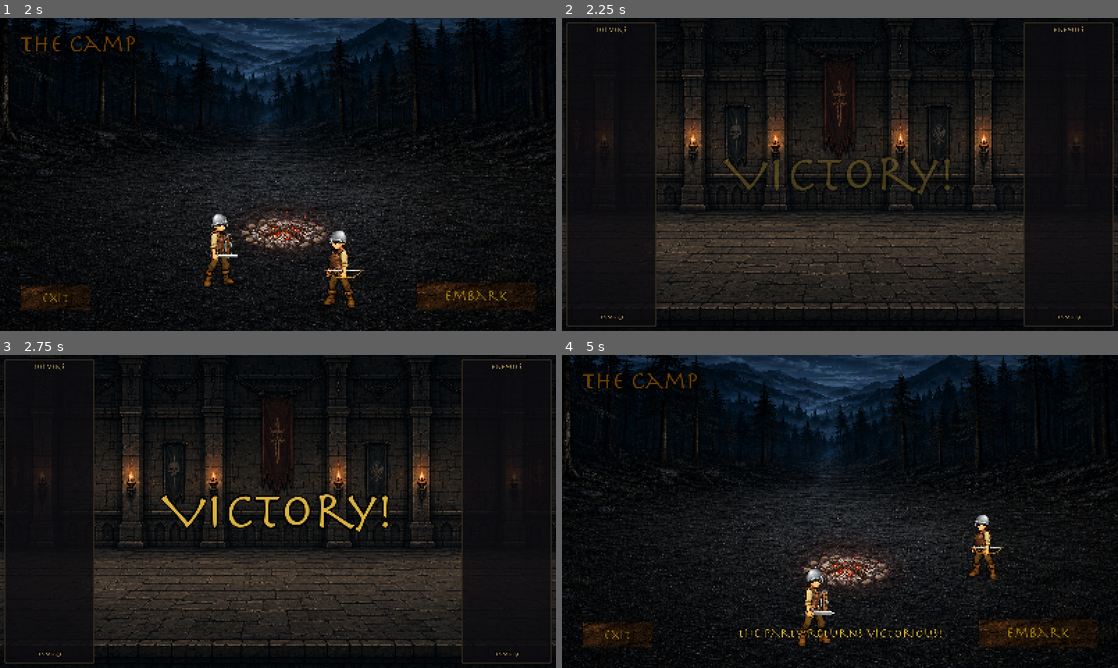
Above: before the commit, frames 1-4 (two rows, left to right).
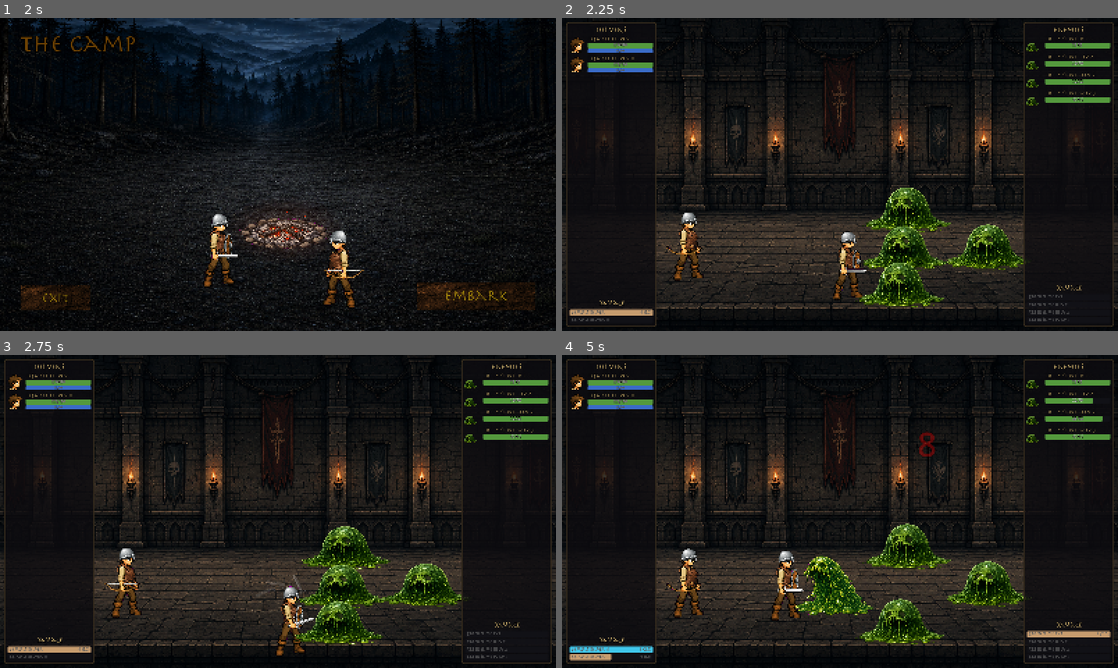
Above: after the commit, the same moments.

Repository: nexzitar/delvers
Game: Godot game, scene res://scenes/menus/menu.tscn
Two runs of this game, one before a commit and one after it. Both use one fixed random seed, a clock stepped at 60 frames per second and the inputs below. Sound files missing from this copy of the repository are replaced by a short silence.
Inputs (mouse positions are in pixels of both pictures, inside the frame that each line leads up to):
- Up to frame 1 (2 s): click "Enter" at 0.5 s; tap Enter at 1.25 s; move the mouse to (400, 158) at 1.27 s; click (400, 158) at 1.42 s
- Up to frame 2 (2.25 s): click "Embark" at 2 s
- Up to frame 3 (2.75 s): no input
- Up to frame 4 (5 s): drag from (728, 527) to (812, 574) at 2.77 s; move the mouse to (895, 442) at 3.52 s; click (895, 442) at 3.67 s; drag from (812, 574) to (673, 464) at 4.27 s

Frame 1 is identical in both runs. In frame 2, 8.8% of the frame differs, in the area x 1-99%, y 6-97%; in frame 3, 9.3%; in frame 4, 37%, in the area x 0-100%, y 0-100%.
Error before the commit: Invalid access to property or key 'position' on a base object of type 'RefCounted (CombatEntity)'. (res://scripts/combat/combat_event.gd:79)

Commit message:
Add spatial state and status effects to CombatEntity.
Track position, path, threat, casting, and CC statuses with root/slow helpers for the movement loop.

Co-authored-by: Cursor <cursoragent@cursor.com>

Diff:
--- /dev/null
+++ b/capture/test_status.gd
@@ -0,0 +1,27 @@
+extends Node
+
+const StatusEffect = preload("res://scripts/combat/status_effect.gd")
+const CombatEntity = preload("res://scripts/combat/combat_entity.gd")
+
+func _ready():
+	var entity = CombatEntity.new()
+	assert(not entity.is_rooted(), "no statuses")
+
+	var root = StatusEffect.new()
+	root.kind = StatusEffect.Kind.ROOT
+	root.remaining = 2.0
+	entity.statuses.append(root)
+	assert(entity.is_rooted(), "root blocks movement")
+
+	root.remaining = 0.0
+	assert(not entity.is_rooted(), "expired root")
+
+	var slow = StatusEffect.new()
+	slow.kind = StatusEffect.Kind.SLOW
+	slow.remaining = 3.0
+	slow.magnitude = 0.5
+	entity.statuses.append(slow)
+	assert(is_equal_approx(entity.move_speed_multiplier(), 0.5), "slow halves speed")
+
+	print("PASS status")
+	get_tree().quit()
--- /dev/null
+++ b/capture/test_status.tscn
@@ -0,0 +1,6 @@
+[gd_scene load_steps=2 format=3 uid="uid://bteststatus001"]
+
+[ext_resource type="Script" path="res://capture/test_status.gd" id="1_t"]
+
+[node name="TestStatus" type="Node"]
+script = ExtResource("1_t")
--- a/scripts/combat/combat_entity.gd
+++ b/scripts/combat/combat_entity.gd
@@ -1,4 +1,6 @@
 class_name CombatEntity
+
+const StatusEffect = preload("res://scripts/combat/status_effect.gd")
 
 var entity_id: int
 
@@ -18,6 +20,19 @@
 var gear := []
 var equipped := {}
 
+var position: Vector2 = Vector2.ZERO
+var facing: Vector2 = Vector2.RIGHT
+var move_speed: float = 120.0
+var path: PackedVector2Array = []
+var path_index: int = 0
+var target_id: int = -1
+var threat_table: Dictionary = {}
+var in_combat: bool = false
+var statuses: Array = []
+var is_casting: bool = false
+var cast_remaining: float = 0.0
+var weapon_reach: float = 48.0
+
 var team: Team
 
 var attack_interval: float
@@ -35,6 +50,21 @@
 const OFF_HAND_FACTOR := 0.5
 
 var alive := true
+
+func is_rooted() -> bool:
+	for s in statuses:
+		if s.remaining <= 0.0:
+			continue
+		if s.kind == StatusEffect.Kind.ROOT or s.kind == StatusEffect.Kind.STUN:
+			return true
+	return false
+
+func move_speed_multiplier() -> float:
+	var m := 1.0
+	for s in statuses:
+		if s.kind == StatusEffect.Kind.SLOW and s.remaining > 0.0:
+			m = minf(m, s.magnitude)
+	return m
 
 func update(delta, combat_state):
 	attack_timer -= delta
--- /dev/null
+++ b/scripts/combat/status_effect.gd
@@ -0,0 +1,7 @@
+class_name StatusEffect
+
+enum Kind { ROOT, SLOW, STUN }
+
+var kind: Kind
+var remaining: float
+var magnitude: float = 1.0
Not shown, added: scripts/combat/status_effect.gd.uid
